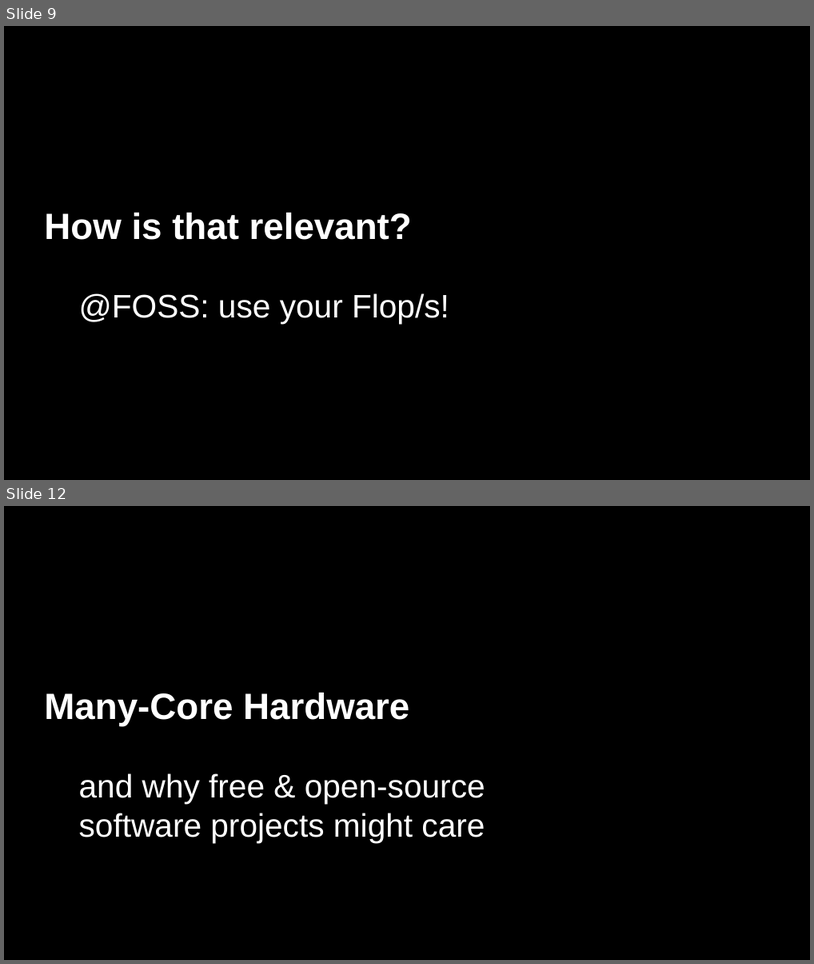
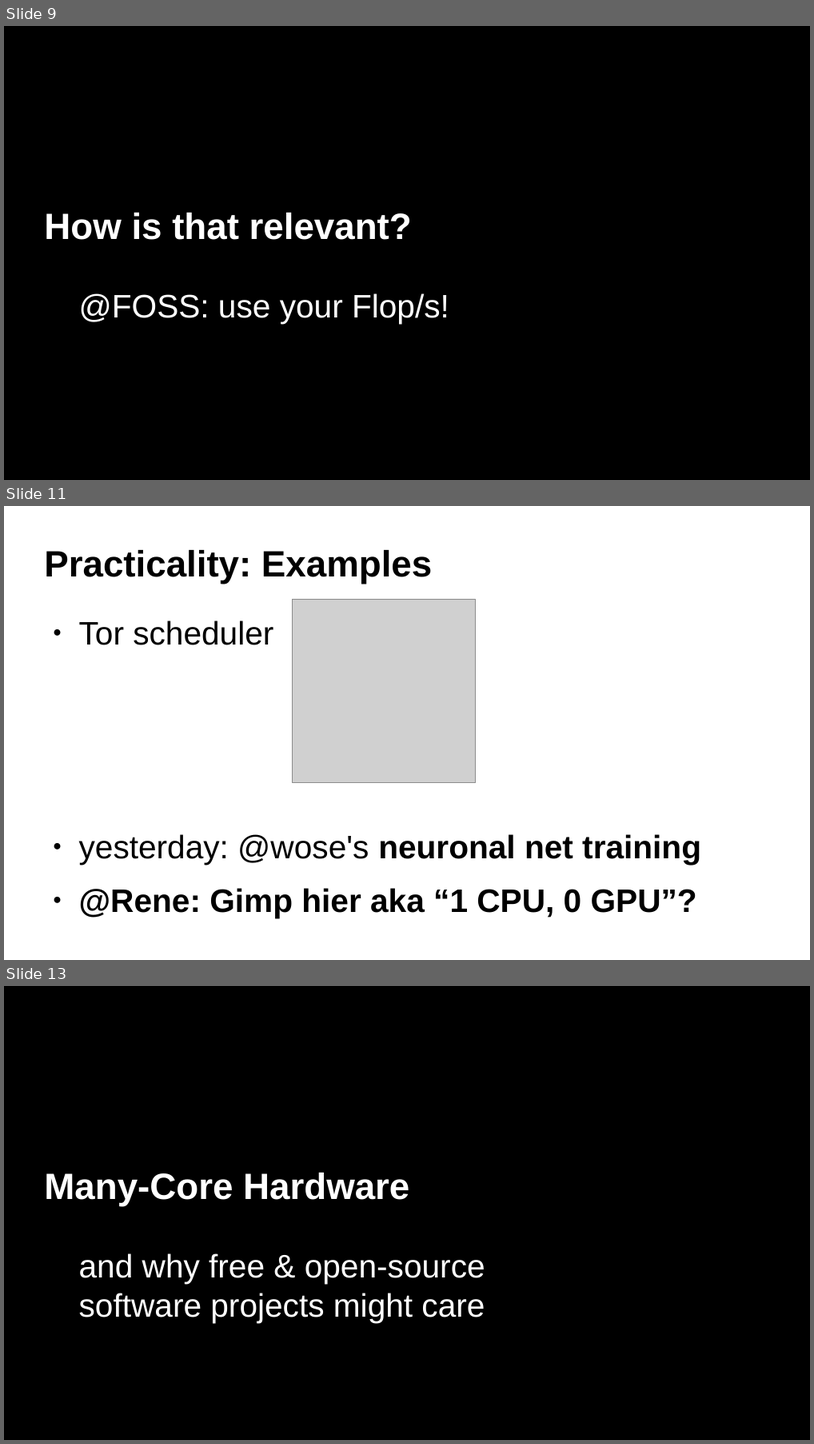
Before and after one commit to ax3l/datenspuren_2016, a slide deck: Slides.odp. Shown one above the other, each under a label of ours: slides 9 and 12 before the commit, slides 9, 11 and 13 after it; the slides between them are not shown. The pictures are 814x964 and 814x1444 pixels, drawn with LibreOffice and Linux fonts; fonts in the diff are those of the drawing; grey boxes stand for pictures; background and template pictures are left out. Boxes give left, top, right and bottom in pixels: in the first picture for what was removed or moved away, otherwise in the second. Text is boxed around its words. In the diff, an @@ line names an element or a change of style, - is before the commit and + after.

Commit message:
Puh, Theory Done
Just a few slides left with images...

```diff
--- a/Slides.odp
+++ b/Slides.odp
@@ slide 11 added at (x1=4, y1=506, x2=810, y2=960), background #FFFFFF @@
@@ title added at (x1=44, y1=550, x2=432, y2=584), 36 pt, text #000000, bold @@
+Practicality: Examples
@@ picture added at (x1=292, y1=599, x2=476, y2=783) @@
@@ text added at (x1=79, y1=620, x2=702, y2=917), 32 pt, text #000000, bold @@
+● Tor scheduler
+● yesterday: @wose's neuronal net training
+● @Rene: Gimp hier aka “1 CPU, 0 GPU”?
@@ what was slide 12 is now slide 13 @@
```
Also in this commit, not shown: 7 slides changed, 20 other slides added, 1 slide removed.
